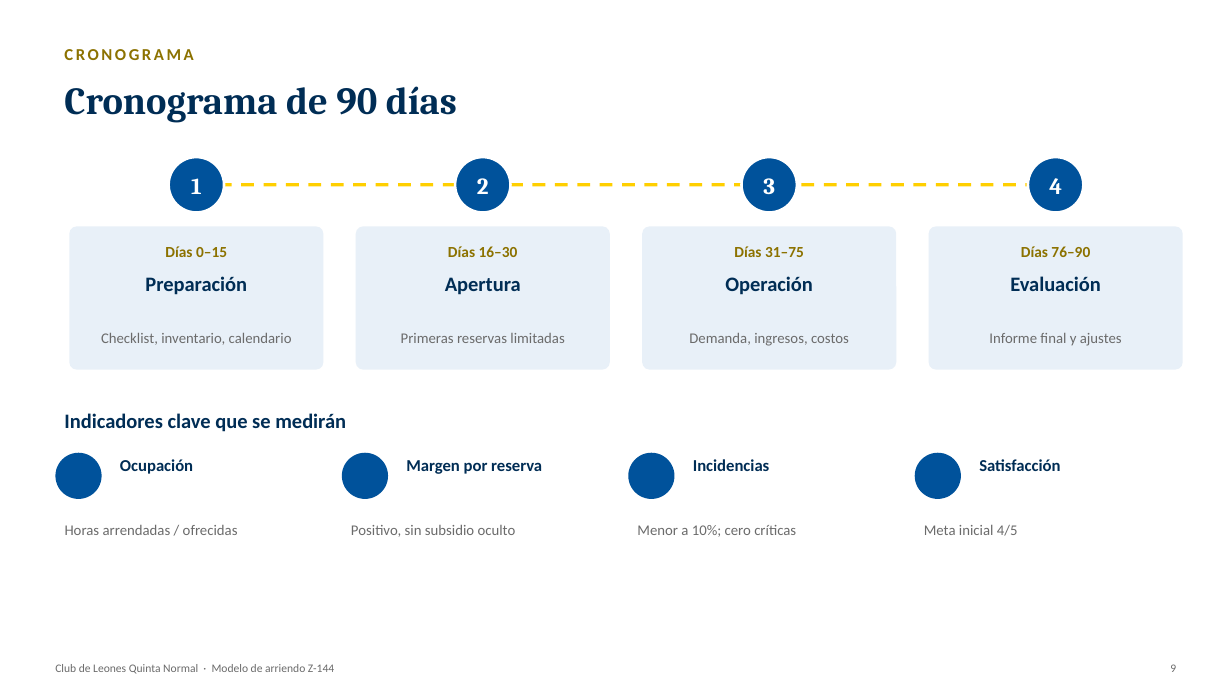
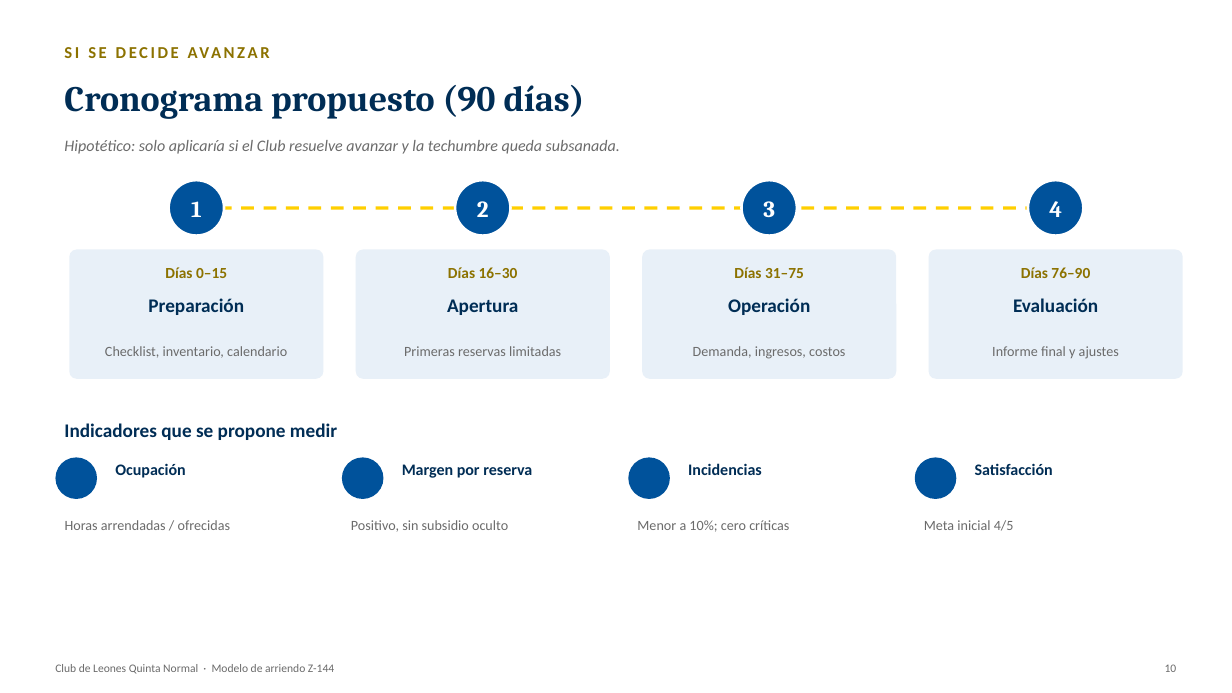
Before and after one commit to wbarrientosd-svg/claude, a slide deck: slide 10 of informes/Presentacion_Modelo_Arriendo_Club_Leones_Z144.pptx (slide 9 before the commit). Drawn at 1232x693 pixels with LibreOffice and Linux fonts; fonts in the diff are those of the drawing; background and template pictures are left out. Boxes give left, top, right and bottom in pixels: in the first picture for what was removed or moved away, otherwise in the second. Text is boxed around its words. In the diff, an @@ line names an element or a change of style, - is before the commit and + after.

```diff
--- a/informes/Presentacion_Modelo_Arriendo_Club_Leones_Z144.pptx
+++ b/informes/Presentacion_Modelo_Arriendo_Club_Leones_Z144.pptx
@@ text added at box(55, 37, 1072, 67), 13 pt, text #8C7200, bold @@
+SI SE DECIDE AVANZAR
@@ text removed at box(64, 49, 193, 60) @@
-CRONOGRAMA
@@ text at box(64, 85, 585, 119): text changed; size 30 to 28 pt @@
-Cronograma de 90 días
+Cronograma propuesto (90 días)
@@ text added at box(64, 140, 620, 154), 12.5 pt, text #6B6B6B, italic @@
+Hipotético: solo aplicaría si el Club resuelve avanzar y la techumbre queda subsanada.
@@ 4 texts, 4 ellipses, 1 line: place and size @@
-4 texts, 4 ellipses, 1 line at box(168, 157, 1083, 213)
+4 texts, 4 ellipses, 1 line at box(168, 180, 1083, 236)
@@ rounded rectangle: place and size @@
-rounded rectangle at box(69, 226, 323, 370)
+rounded rectangle at box(69, 250, 323, 379)
@@ rounded rectangle: place and size @@
-rounded rectangle at box(356, 226, 610, 370)
+rounded rectangle at box(356, 250, 610, 379)
@@ rounded rectangle: place and size @@
-rounded rectangle at box(642, 226, 897, 370)
+rounded rectangle at box(642, 250, 897, 379)
@@ proportions changed in 4 elements at box(69, 250, 323, 379), box(356, 250, 610, 379), box(642, 250, 897, 379), box(929, 250, 1183, 379) @@
@@ rounded rectangle: place and size @@
-rounded rectangle at box(929, 226, 1183, 370)
+rounded rectangle at box(929, 250, 1183, 379)
@@ 8 texts: place and size @@
-8 texts at box(145, 246, 1101, 295)
+8 texts at box(148, 267, 1098, 315)
@@ size 16 to 15 pt in 4 elements at box(148, 298, 244, 315), box(447, 299, 518, 315), box(728, 298, 810, 315), box(1013, 298, 1098, 312) @@
@@ text "Checklist, inventario, calendario": place and size @@
-text "Checklist, inventario, calendario" at box(101, 333, 292, 345)
+text "Checklist, inventario, calendario" at box(105, 346, 287, 358)
@@ text "Primeras reservas limitadas": place and size @@
-text "Primeras reservas limitadas" at box(401, 333, 564, 343)
+text "Primeras reservas limitadas" at box(404, 346, 561, 356)
@@ text "Demanda, ingresos, costos": place and size @@
-text "Demanda, ingresos, costos" at box(689, 333, 849, 346)
+text "Demanda, ingresos, costos" at box(693, 346, 845, 359)
@@ size 11.5 to 11 pt in 8 elements at box(65, 520, 231, 530), box(351, 520, 508, 531), box(637, 520, 789, 532), box(924, 520, 1014, 531), box(105, 346, 287, 358), box(404, 346, 561, 356), box(693, 346, 845, 359), box(992, 346, 1119, 359) @@
@@ text "Informe final y ajustes": place and size @@
-text "Informe final y ajustes" at box(989, 333, 1122, 346)
+text "Informe final y ajustes" at box(992, 346, 1119, 359)
@@ text at box(64, 423, 337, 440): text changed; size 16 to 15 pt @@
-Indicadores clave que se medirán
+Indicadores que se propone medir
@@ ellipse: place and size @@
-ellipse at box(55, 453, 102, 499)
+ellipse at box(55, 457, 97, 499)
@@ ellipse: place and size @@
-ellipse at box(342, 453, 388, 499)
+ellipse at box(342, 457, 384, 499)
@@ ellipse: place and size @@
-ellipse at box(628, 453, 675, 499)
+ellipse at box(628, 457, 670, 499)
@@ ellipse: place and size @@
-ellipse at box(915, 453, 961, 499)
+ellipse at box(915, 457, 957, 499)
@@ size 13 to 12.5 pt in 4 elements at box(115, 463, 185, 478), box(402, 464, 532, 478), box(688, 463, 762, 475), box(975, 463, 1053, 475) @@
@@ text at box(1165, 664, 1177, 672): text changed @@
-9
+10
```
Also in this commit, not shown: 6 other slides changed, 4 slides added, 3 slides removed.
